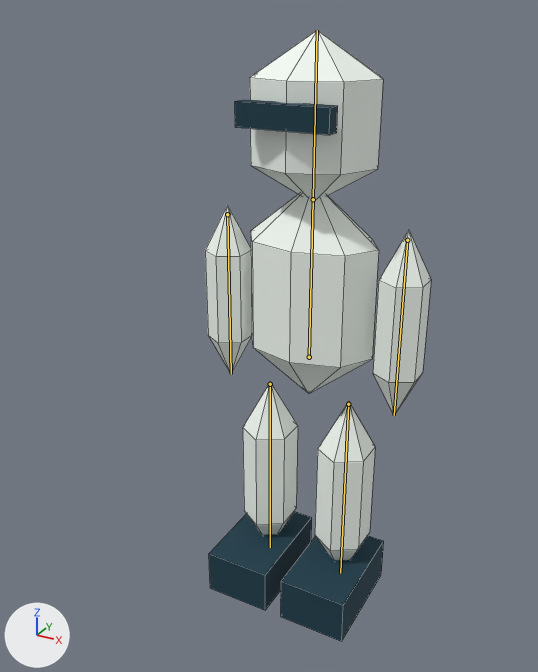
Two versions of the Blender file art/runner_0.blend, one commit apart.
One viewpoint serves both versions: a camera (50 mm lens) standing at (0.911, -1.918, 1.852) and looking at (-0.145, 0.001, 0.892). The lights are fixed; the arrows at lower left show +X, +Y and +Z. The older version comes first. The bones that change, and the others that lie on the model, are drawn over the model as lines. Mesh edges are drawn as thin lines.

Names of what the first picture shows: 'runner_0'.
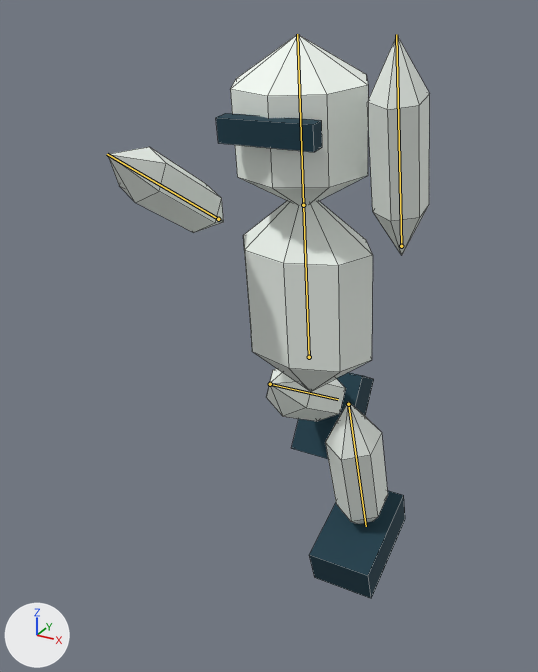
The newer file adds an action. The first version stands in its rest pose; the second is drawn at frame 7 of the action 'Climb'.

Changed parts and their boxes [x1, y1, x2, y2] in the pictures (538 x 672 px):
'runner_0', posed (42% wider, 8% shorter): before [205, 30, 431, 642]; after [108, 34, 430, 599]
bone 'Spine', root to tip: before (309, 357) to (313, 199); after (309, 357) to (303, 205)
bone 'ArmL', root to tip: before (227, 214) to (231, 374); after (218, 219) to (107, 154)
bone 'ArmR', root to tip: before (407, 240) to (394, 415); after (401, 246) to (396, 34)
bone 'LegL', root to tip: before (270, 384) to (270, 547); after (270, 384) to (338, 399)
bone 'LegR', root to tip: before (348, 404) to (340, 573); after (348, 404) to (366, 526)

The change in detail:
Bone 'Spine' (bone_spine) turns from (0, 0, 0) to (7, 0, 0) degrees about its own x, y and z.
Bone 'ArmL' (bone_arml) turns from (0, 0, 0) to (-126, 0, 0) degrees about its own x, y and z.
Bone 'ArmR' (bone_armr) turns from (0, 0, 0) to (-172, 0, 0) degrees about its own x, y and z.
Bone 'LegL' (bone_legl) turns from (0, 0, 0) to (60, 0, 0) degrees about its own x, y and z.
Bone 'LegR' (bone_legr) turns from (0, 0, 0) to (20, 0, 0) degrees about its own x, y and z.
